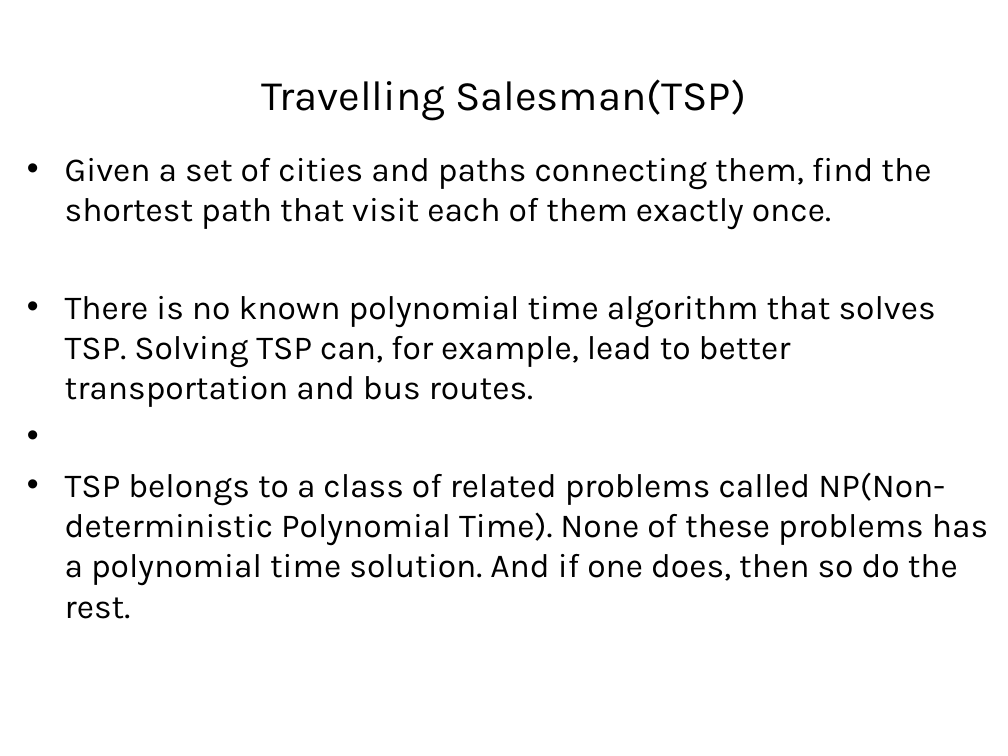
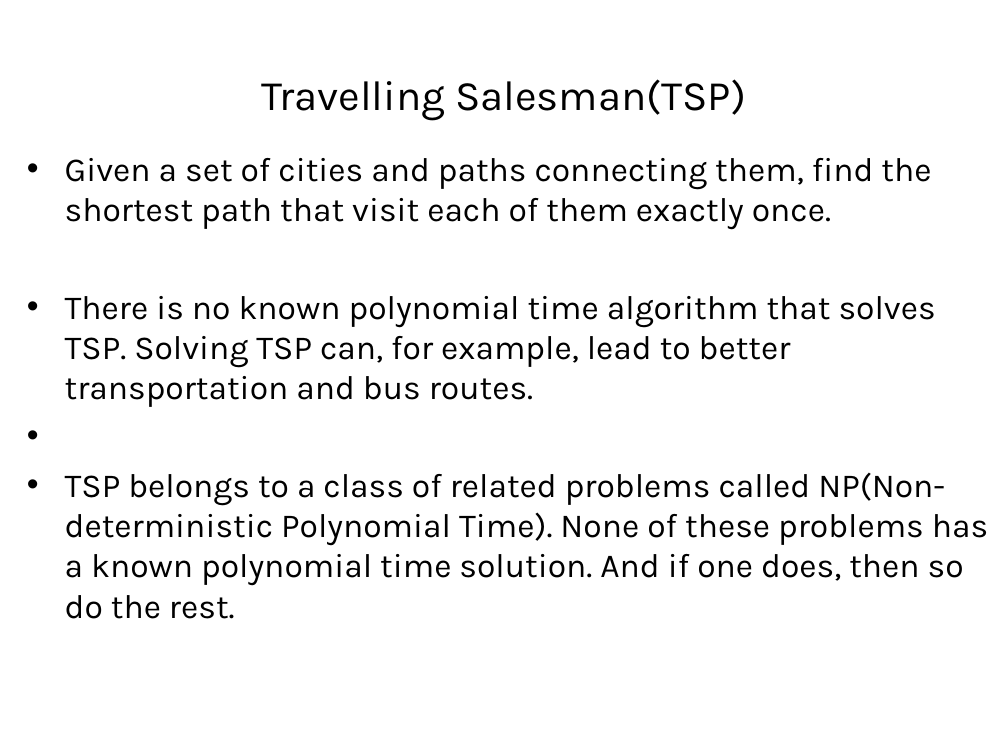
Before and after one commit to LongBaoNguyen/longbaonguyen.github.io, a slide deck: slide 27 of courses/apcsp/lecture15.ppt. Drawn at 1008x756 pixels with LibreOffice and Linux fonts; fonts in the diff are those of the drawing; background and template pictures are left out. Boxes give left, top, right and bottom in pixels: in the first picture for what was removed or moved away, otherwise in the second. Text is boxed around its words. In the diff, an @@ line names an element or a change of style, - is before the commit and + after.

```diff
--- a/courses/apcsp/lecture15.ppt
+++ b/courses/apcsp/lecture15.ppt
@@ text at [65, 473, 988, 619]: text changed @@
-• TSP belongs to a class of related problems called NP(Non-deterministic Polynomial Time). None of these problems has a polynomial time solution. And if one does, then so do the rest.
+• TSP belongs to a class of related problems called NP(Non-deterministic Polynomial Time). None of these problems has a known polynomial time solution. And if one does, then so do the rest.
```
Also in this commit, not shown: 5 other slides changed, 3 other files.
